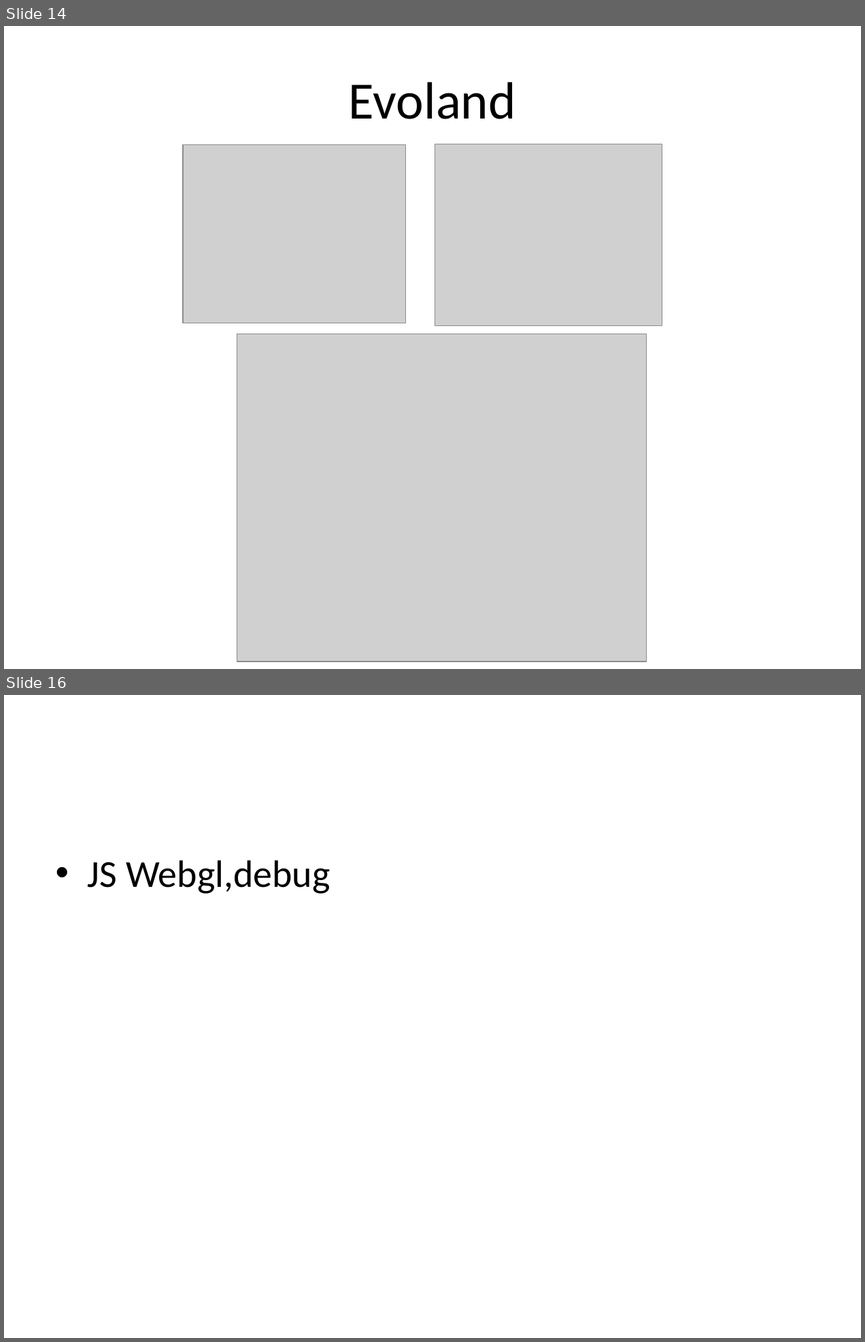
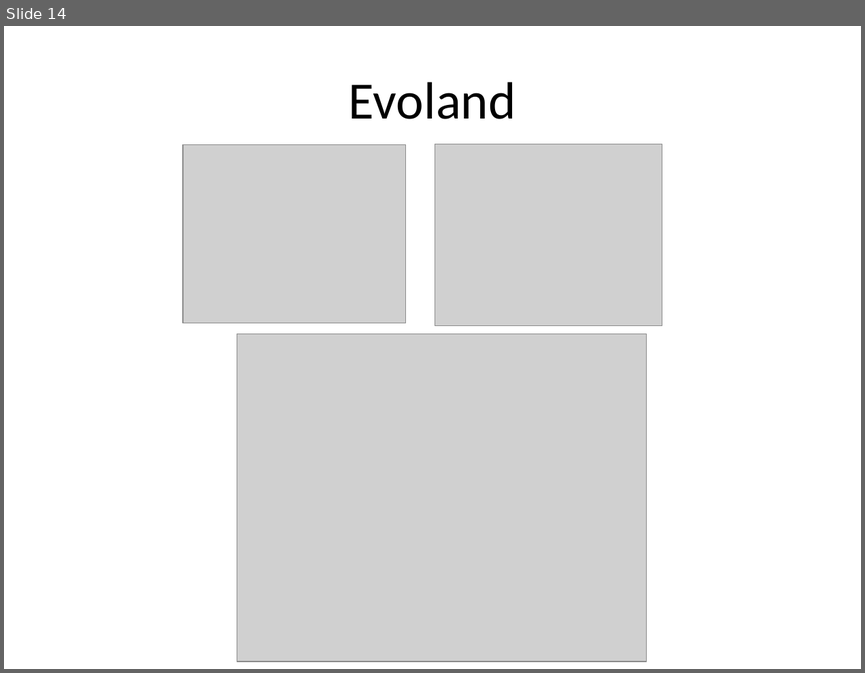
Before and after one commit to lambert2015/asexample, a slide deck: haxemeet/haxe.pptx. Shown one above the other, each under a label of ours: slides 14 and 16 before the commit, slide 14 after it; the slides between them are not shown. The pictures are 865x1342 and 865x673 pixels, drawn with LibreOffice and Linux fonts; fonts in the diff are those of the drawing; grey boxes stand for pictures. Boxes give left, top, right and bottom in pixels: in the first picture for what was removed or moved away, otherwise in the second. Text is boxed around its words. In the diff, an @@ line names an element or a change of style, - is before the commit and + after.

```diff
--- a/haxemeet/haxe.pptx
+++ b/haxemeet/haxe.pptx
@@ slide 16 removed at (4,695,861,1338), background #FFFFFF @@
@@ text removed at (88,860,330,894) @@
-• JS Webgl,debug
```
Also in this commit, not shown: 3 slides changed, 8 slides added, 4 other slides removed, 37 other files.
